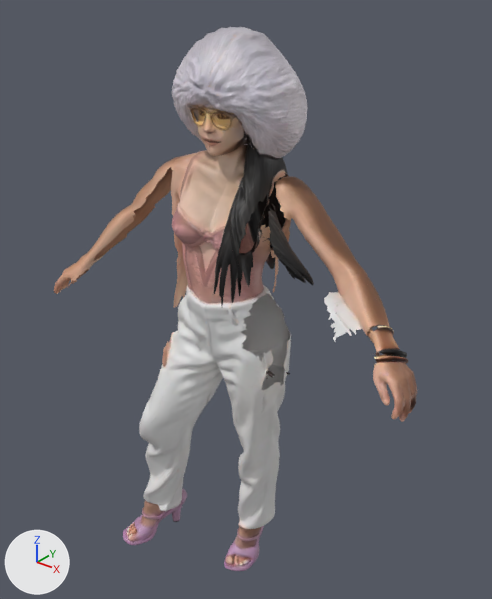
Before and after pictures for a commit that changed the FBX model mixamo/upload/nova.fbx.
Rendered twice from a 50 mm lens placed at (1.302, -1.482, 2.04), pointed at (0.046, 0.087, 1.067). The axes (+X, +Y, +Z) are drawn at lower left. The lights are the same throughout. The picture after the commit comes second. Vertices at exactly the same position are counted once.

The first picture shows 'model'.
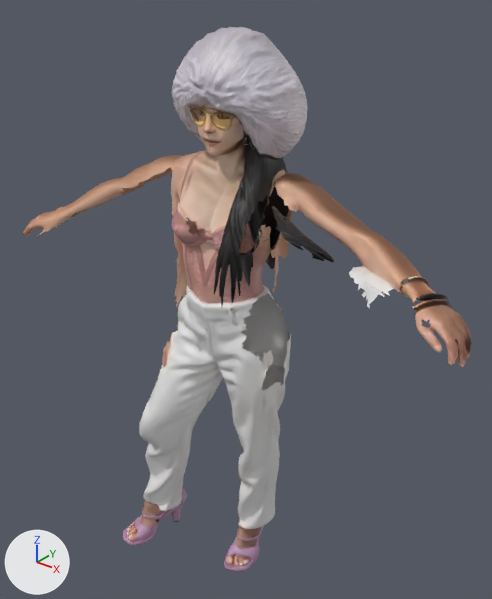
Pixel boxes (x1, y1, x2, y2) of what changed, in the pictures (492 x 599 px; the box of a moved part takes in the faces that stretch with it):
'model', reshaped (24% wider): before (54, 27, 417, 571); after (23, 27, 472, 571)
part 1 of me_model, rebuilt (34% wider, 28% shorter): before (267, 205, 313, 285); after (272, 206, 334, 263)
part 2 of me_model, moved or reshaped: before (54, 104, 417, 422); after (23, 120, 472, 367)
part 3 of me_model, surface changed: before (203, 215, 305, 288); after (237, 209, 307, 287)

Patch to the scene script:
```diff
--- a/mixamo/upload/nova.fbx.py
+++ b/mixamo/upload/nova.fbx.py
@@ me_model @@
 # used by ob_model
-me_model.from_pydata(...)  # 20439 vertices, 35027 faces; spans x -0.65..0.74, y -0.23..0.24, z 0.0..1.9
+me_model.from_pydata(...)  # 20002 vertices, 34488 faces; spans x -0.79..0.85, y -0.23..0.24, z 0.0..1.9
+# me_model part 1: the loose piece of 236 vertices spanning x 0.21..0.39, y -0.12..-0.01, z 1.27..1.45 is rebuilt with 192 vertices and now spans x 0.24..0.45, y -0.12..-0.03, z 1.35..1.46
+# me_model part 2: 416 vertices moved from x -0.4..0.48, y -0.11..0.14, z 0.62..1.64 to x -0.46..0.54, y -0.11..0.14, z 0.62..1.64; 2821 vertices removed from x -0.65..0.74, y -0.18..0.18, z 0.61..1.84; 2439 vertices added at x -0.79..0.85, y -0.18..0.13, z 1.18..1.52
+# me_model part 3: 4 kept faces spanning x 0.02..0.32, y -0.11..0.03, z 1.21..1.44 get new texture (UV) coordinates
+# other edits to the shape of me_model do not show in these pictures
 me_model.materials.append(mat_model)
```
